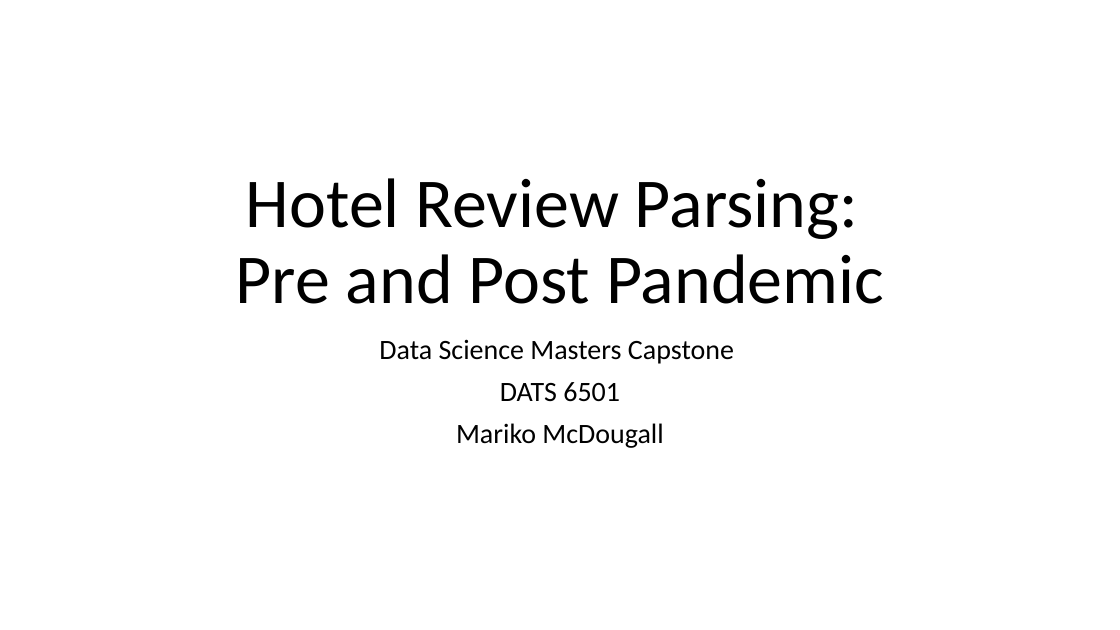
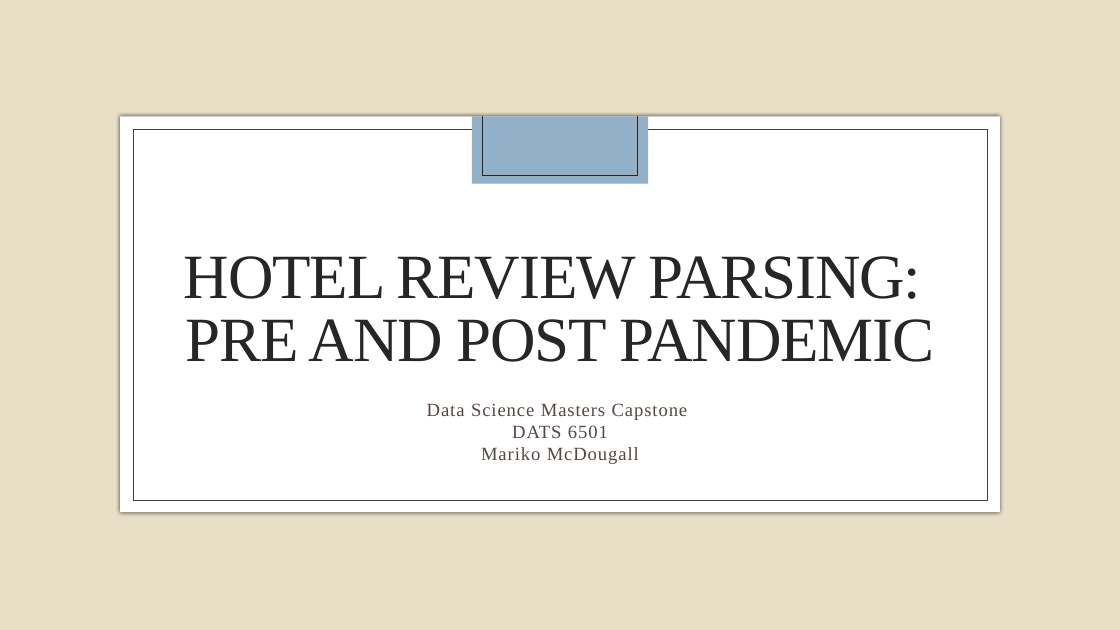
Before and after one commit to m-mcdougall/Capstone-DATS6501, a slide deck: slide 1 of Capstone Presentation.pptx. Drawn at 1120x630 pixels with LibreOffice and Linux fonts; fonts in the diff are those of the drawing; background and template pictures are left out. Boxes give left, top, right and bottom in pixels: in the first picture for what was removed or moved away, otherwise in the second. Text is boxed around its words. In the diff, an @@ line names an element or a change of style, - is before the commit and + after.

```diff
--- a/Capstone Presentation.pptx
+++ b/Capstone Presentation.pptx
@@ background #FFFFFF to picture (left out) @@
@@ rectangle added at (120,117,1000,513), fill #FFFFFF @@
@@ rectangle added at (472,117,649,184), fill #92B0C8 @@
@@ line added from (482, 117) to (482, 176), #262626 0.5 pt @@
@@ line added from (638, 117) to (638, 176), #262626 0.5 pt @@
@@ rectangle added at (133,129,987,500), outline #404040 0.5 pt @@
@@ line added from (482, 176) to (638, 176), #262626 0.5 pt @@
@@ title "HOTEL REVIEW PARSING: PRE AND ..." at (184,256,934,362): vertical alignment bottom to middle @@
@@ title at (184,256,934,362): text changed; size 60 to 54 pt; font Calibri to Times New Roman; text colour #000000 to #262626 @@
-Hotel Review Parsing:
-Pre and Post Pandemic
+HOTEL REVIEW PARSING:
+PRE AND POST PANDEMIC
@@ subtitle "Data Science Masters Capstone": place and size @@
-subtitle "Data Science Masters Capstone" at (379,339,734,448)
+subtitle "Data Science Masters Capstone" at (427,403,688,464)
@@ subtitle "Data Science Masters Capstone" at (427,403,688,464): size 24 to 16 pt, font Calibri to Times New Roman, text colour #000000 to #564843, letter spacing 0 to 0.8 pt; line spacing 0.9 to 1; less space between paragraphs @@
```
Also in this commit, not shown: 5 other slides changed, 17 slides added, 4 slides removed, 4 other files.
